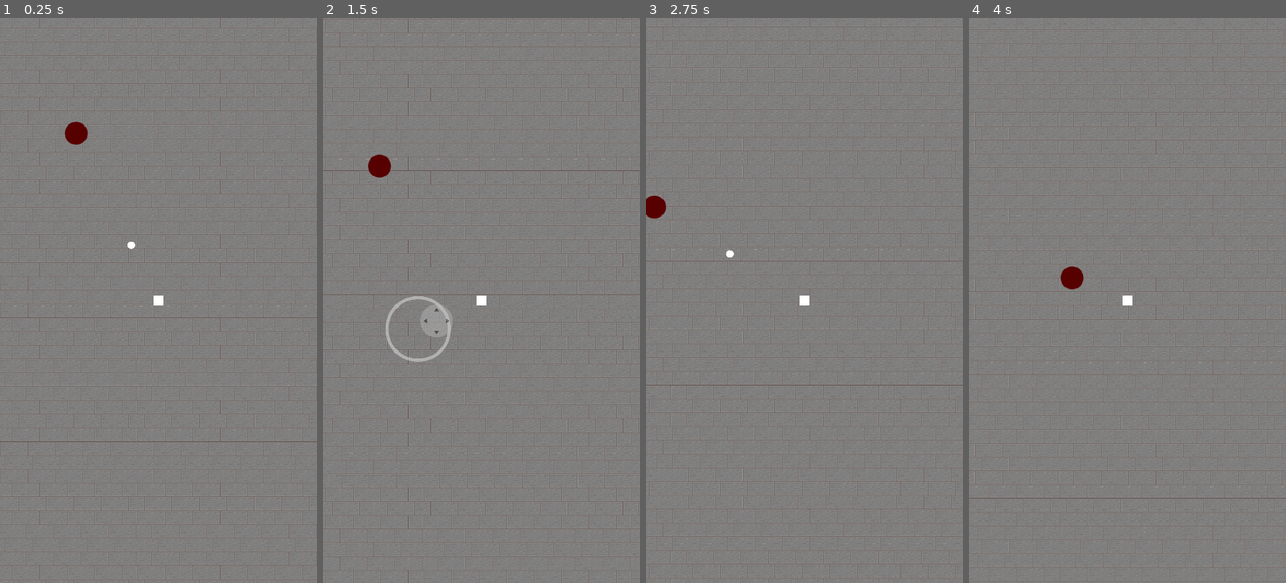
Above: before the commit, frames 1-4 (left to right).
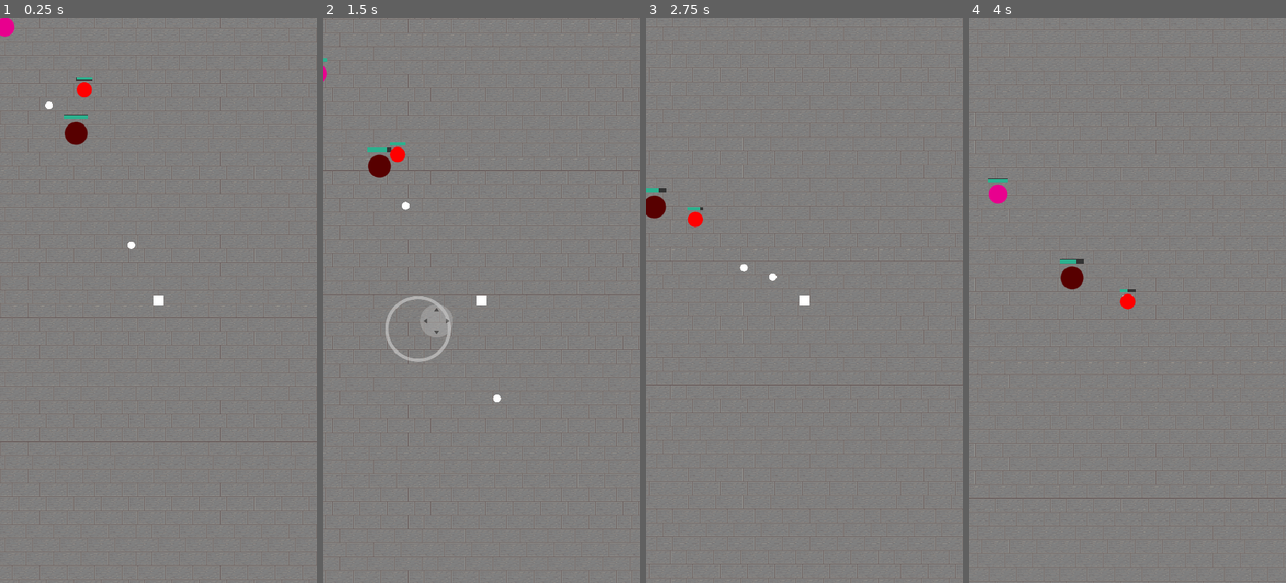
Above: after the commit, the same moments.

Repository: lucaswehmuth/zenrush
Game: Godot game, scene res://scenes/world.tscn
The game is run twice, just before and just after one commit, with the same random seed, the same clock (stepped at 60 frames per second) and the same inputs.
Inputs (mouse positions are in pixels of both pictures, inside the frame that each line leads up to):
- Up to frame 1 (0.25 s): no input
- Up to frame 2 (1.5 s): move the mouse to (551, 272) at 0.52 s; hold D (move_right) 0.53-1.25 s; click (551, 272) at 0.67 s; drag from (418, 328) to (481, 300) at 1.27 s
- Up to frame 3 (2.75 s): move the mouse to (836, 176) at 2.02 s; hold D (move_right) from 2.03 s (still down); click (836, 176) at 2.17 s
- Up to frame 4 (4 s): release D (move_right) at 2.75 s; drag from (1111, 413) to (978, 204) at 2.77 s; move the mouse to (1222, 385) at 3.52 s; hold A (move_left) from 3.53 s (still down); click (1222, 385) at 3.67 s

The runs differ from the first frame. In frame 1, 0.4% of the frame differs, in the area x 0-30%, y 0-18%; in frame 2, 0.3%; in frame 3, 0.3%; in frame 4, 0.4%, in the area x 6-53%, y 28-52%.

Commit message:
Added healthbar component and attached to enemies

Diff:
--- /dev/null
+++ b/scenes/components/health_bar.gd
@@ -0,0 +1,40 @@
+class_name HealthBar
+extends ProgressBar
+
+@onready var damagebar: ProgressBar = $Damagebar
+var tween: Tween
+
+var health = 0.0 : set = _set_health
+
+func _set_health(new_health: float):
+	var previous_health = health
+	health = min(max_value, new_health)
+	value = health
+
+	if health <= 0:
+		queue_free()
+
+	if health <= previous_health:
+		_animate_damagebar()
+	else:
+		damagebar.value = health
+
+func _animate_damagebar() -> void:
+	if tween:
+		tween.kill()
+	tween = create_tween()
+	tween.tween_interval(0.1)
+	tween.tween_property(damagebar, "value", health, 0.4).set_ease(Tween.EASE_OUT).set_trans(Tween.TRANS_QUART)
+
+func _ready() -> void:
+	mouse_filter = Control.MOUSE_FILTER_IGNORE
+
+func setup(_health: float):
+	max_value = _health
+	damagebar.max_value = _health
+	health = _health
+	value = _health
+	damagebar.value = _health
+
+func _on_timer_timeout() -> void:
+	damagebar.value = health
--- /dev/null
+++ b/scenes/components/health_bar.tscn
@@ -0,0 +1,42 @@
+[gd_scene format=3 uid="uid://b63y66kfkg5r6"]
+
+[ext_resource type="Script" uid="uid://mc1weatyojc4" path="res://scenes/components/health_bar.gd" id="1_cmd0n"]
+
+[sub_resource type="StyleBoxEmpty" id="StyleBoxEmpty_cmd0n"]
+
+[sub_resource type="StyleBoxFlat" id="StyleBoxFlat_b05m6"]
+bg_color = Color(0.16865605, 0.6955816, 0.55849624, 1)
+
+[sub_resource type="StyleBoxFlat" id="StyleBoxFlat_cmd0n"]
+bg_color = Color(0.20080861, 0.20080864, 0.2008085, 1)
+expand_margin_left = 1.0
+expand_margin_top = 1.0
+expand_margin_right = 1.0
+expand_margin_bottom = 1.0
+shadow_color = Color(0, 0, 0, 0.27450982)
+shadow_offset = Vector2(0, 1)
+
+[sub_resource type="StyleBoxFlat" id="StyleBoxFlat_ydep4"]
+bg_color = Color(0.7784455, 0.7784456, 0.77844536, 1)
+
+[node name="Healthbar" type="ProgressBar" unique_id=441642719]
+z_index = 1
+offset_right = 120.0
+offset_bottom = 20.0
+size_flags_horizontal = 4
+size_flags_vertical = 4
+theme_override_styles/background = SubResource("StyleBoxEmpty_cmd0n")
+theme_override_styles/fill = SubResource("StyleBoxFlat_b05m6")
+value = 60.0
+show_percentage = false
+script = ExtResource("1_cmd0n")
+
+[node name="Damagebar" type="ProgressBar" parent="." unique_id=235382589]
+z_index = -1
+layout_mode = 0
+offset_right = 120.0
+offset_bottom = 20.0
+theme_override_styles/background = SubResource("StyleBoxFlat_cmd0n")
+theme_override_styles/fill = SubResource("StyleBoxFlat_ydep4")
+value = 80.0
+show_percentage = false
--- /dev/null
+++ b/scenes/components/progress_bar.tscn
@@ -0,0 +1,7 @@
+[gd_scene format=3 uid="uid://ds84u7d4yrchg"]
+
+[node name="HealthBar" type="Node2D" unique_id=597516351]
+
+[node name="HealthBar" type="ProgressBar" parent="." unique_id=657307980]
+offset_right = 84.0
+offset_bottom = 27.0
--- a/scenes/enemies/base_enemy.gd
+++ b/scenes/enemies/base_enemy.gd
@@ -4,6 +4,7 @@
 signal died(enemy: BaseEnemy)
 
 @onready var hurtbox: Hurtbox = $Hurtbox
+@onready var health_bar: HealthBar = $HealthBar
 
 @export var max_health: float = 100.0
 @export var move_speed: float = 80.0
@@ -17,6 +18,7 @@
 	current_health = max_health
 	player = get_tree().get_first_node_in_group("player")
 	hurtbox.hurt.connect(_on_hurt)
+	health_bar.setup(max_health)
 
 func _physics_process(delta: float) -> void:
 	if player:
@@ -37,6 +39,7 @@
 
 func take_damage(amount: float) -> void:
 	current_health -= amount
+	health_bar.health = current_health
 	print(self, "Took damage - health:", current_health)
 	if current_health <= 0.0:
 		die()
--- a/scenes/enemies/base_enemy.tscn
+++ b/scenes/enemies/base_enemy.tscn
@@ -4,6 +4,7 @@
 [ext_resource type="Texture2D" uid="uid://cn1p3fsbee106" path="res://assets/Circle.png" id="1_r5xb8"]
 [ext_resource type="Script" uid="uid://b6eiee7g77d8k" path="res://classes/hitbox.gd" id="3_n763p"]
 [ext_resource type="Script" uid="uid://c02u8oigkbql6" path="res://classes/hurtbox.gd" id="4_ylyo2"]
+[ext_resource type="PackedScene" uid="uid://b63y66kfkg5r6" path="res://scenes/components/health_bar.tscn" id="5_ylyo2"]
 
 [sub_resource type="CircleShape2D" id="CircleShape2D_qf3h2"]
 radius = 58.0
@@ -38,3 +39,9 @@
 [node name="CollisionShape2D" type="CollisionShape2D" parent="Hurtbox" unique_id=502563482]
 position = Vector2(0, 2)
 shape = SubResource("CircleShape2D_lkvl6")
+
+[node name="HealthBar" parent="." unique_id=441642719 instance=ExtResource("5_ylyo2")]
+offset_left = -59.999992
+offset_top = -89.99999
+offset_right = 60.000008
+offset_bottom = -69.99999
--- a/scenes/player.gd
+++ b/scenes/player.gd
@@ -8,7 +8,7 @@
 @export var speed: float = 300.0
 @export var projectile_scene: PackedScene
 @export var attack_range: float = 300.0
-@export var attack_cooldown: float = 0.8
+@export var attack_cooldown: float = 0.5
 
 var attack_timer: float = 0.0
 var current_health: float
--- a/scenes/world.tscn
+++ b/scenes/world.tscn
@@ -4,6 +4,8 @@
 [ext_resource type="PackedScene" uid="uid://mdel8ixxul36" path="res://scenes/player.tscn" id="2_rwgxs"]
 [ext_resource type="PackedScene" uid="uid://daxcmrm16wjij" path="res://scenes/touch_controls.tscn" id="3_4wyf3"]
 [ext_resource type="PackedScene" uid="uid://brh4u1738kw7f" path="res://scenes/enemies/spawn_manager.tscn" id="4_k0juu"]
+[ext_resource type="PackedScene" uid="uid://cuh1sjvtpu4y3" path="res://scenes/enemies/base_enemy.tscn" id="5_71j4m"]
+[ext_resource type="PackedScene" uid="uid://qlhsq328doj7" path="res://scenes/enemies/ranged_enemy.tscn" id="6_qfnet"]
 
 [node name="World" type="Node2D" unique_id=2109249253]
 
@@ -27,3 +29,8 @@
 [node name="TouchControls" parent="Control" unique_id=1929942516 instance=ExtResource("3_4wyf3")]
 
 [node name="SpawnManager" parent="." unique_id=1928806202 instance=ExtResource("4_k0juu")]
+
+[node name="BaseEnemy" parent="." unique_id=1388353835 instance=ExtResource("5_71j4m")]
+position = Vector2(120.99999, 88.99999)
+
+[node name="RangedEnemy" parent="." unique_id=2060392647 instance=ExtResource("6_qfnet")]
Not shown, added: scenes/components/health_bar.gd.uid
